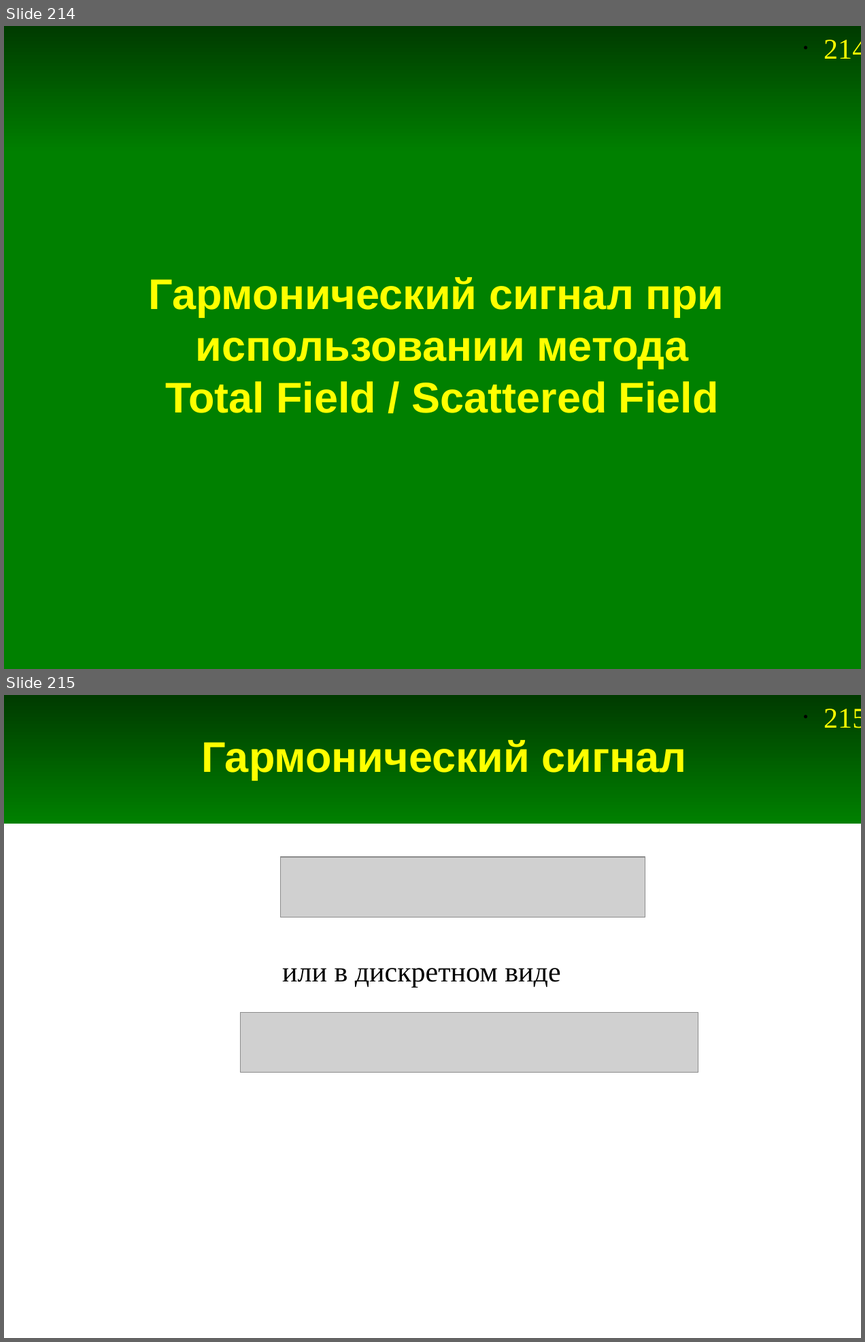
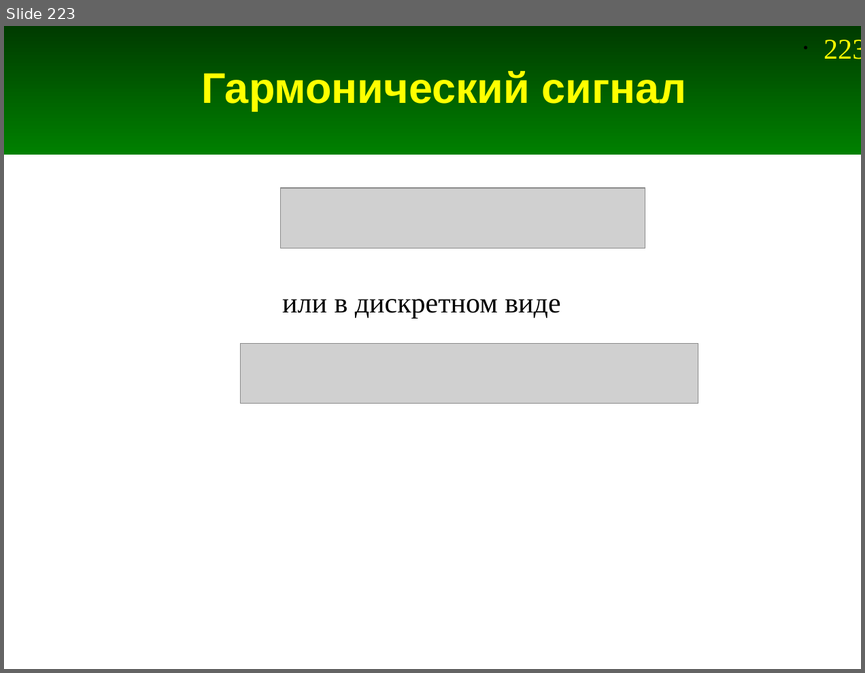
Before and after one commit to andris0147sv/modelling, a slide deck: presentations/2. FDTD.odp. Shown one above the other, each under a label of ours: slides 214 and 215 before the commit, slide 223 after it. The pictures are 865x1342 and 865x673 pixels, drawn with LibreOffice and Linux fonts; fonts in the diff are those of the drawing; grey boxes stand for pictures. Boxes give left, top, right and bottom in pixels: in the first picture for what was removed or moved away, otherwise in the second. Text is boxed around its words. In the diff, an @@ line names an element or a change of style, - is before the commit and + after.

```diff
--- a/presentations/2. FDTD.odp
+++ b/presentations/2. FDTD.odp
@@ slide 214 removed at (x1=4, y1=26, x2=861, y2=669), background #FFFFFF; not listed: 2 template elements that a slide beside it also shows @@
@@ rectangle removed at (x1=4, y1=151, x2=861, y2=669) @@
@@ title removed at (x1=148, y1=277, x2=723, y2=413) @@
-Гармонический сигнал при
-использовании метода
-Total Field / Scattered Field
@@ what was slide 215 is now slide 223 @@
@@ page number at (x1=823, y1=40, x2=861, y2=59): text changed @@
-• 215
+• 223
```
Also in this commit, not shown: 24 slides changed, 10 slides added, 5 other slides removed, 6 other files.
